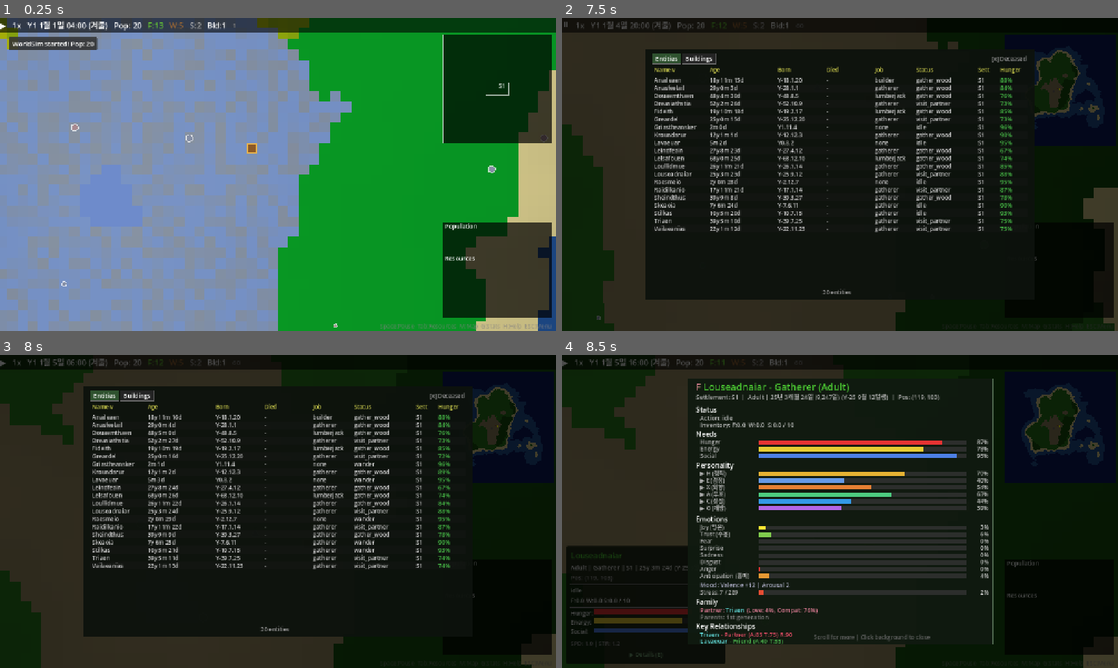
Above: before the commit, frames 1-4 (two rows, left to right).
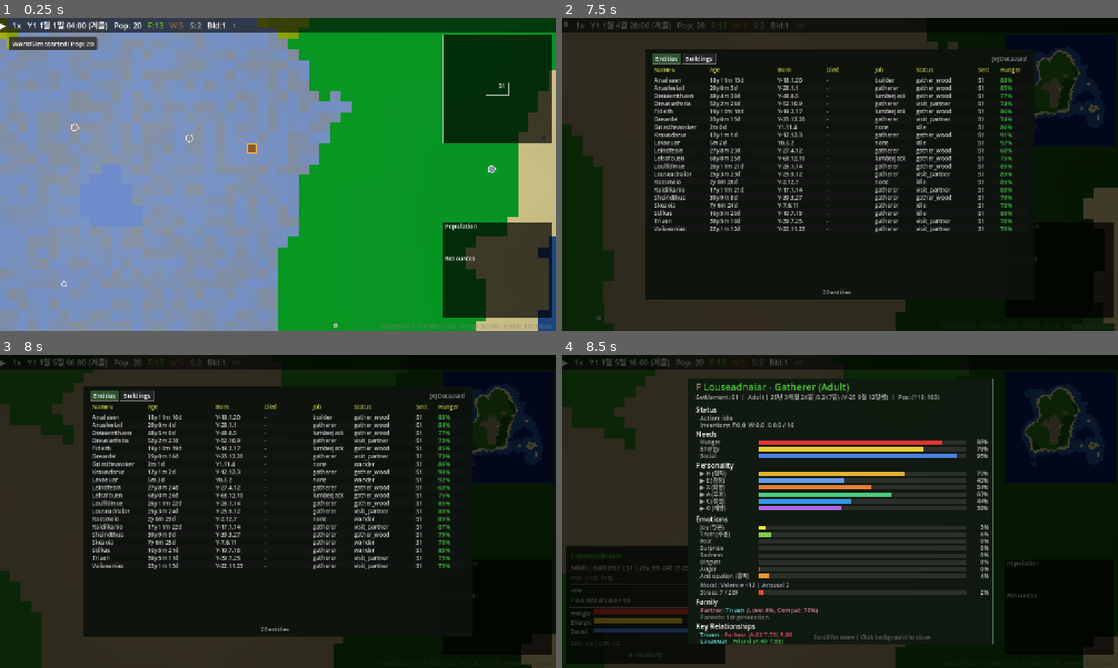
Above: after the commit, the same moments.

Repository: hyunlord/new-world
Game: Godot game, scene res://scenes/main/main.tscn
The game is run twice, just before and just after one commit, with the same random seed, the same clock (stepped at 60 frames per second) and the same inputs.
Inputs (mouse positions are in pixels of both pictures, inside the frame that each line leads up to):
- Up to frame 1 (0.25 s): no input
- Up to frame 2 (7.5 s): tap Enter at 0.5, 3.5 s; drag from (1056, 89) to (895, 105) at 0.52 s; drag from (1056, 271) to (812, 237) at 1.27 s; tap Space at 2, 3.77, 5.75 s; move the mouse to (840, 174) at 2.02 s; hold D 2.03-2.75 s; tap Tab at 2.1 s; click (840, 174) at 2.17 s; drag from (812, 237) to (673, 127) at 2.77 s; move the mouse to (1006, 221) at 3.52 s; hold A 3.53-4.25 s; tap G at 3.6 s; drag from (673, 127) to (756, 96) at 4.27 s; click "▶ Details (E)" at 5 s; move the mouse to (840, 174) at 5.77 s; hold S 5.78-6.5 s; tap N at 5.85 s; click (840, 174) at 5.92 s; drag from (756, 96) to (728, 190) at 6.52 s; move the mouse to (962, 158) at 7.27 s; hold W from 7.28 s (still down); tap P at 7.35 s
- Up to frame 3 (8 s): keep holding W; tap Space at 7.52 s
- Up to frame 4 (8.5 s): release W at 8 s; drag from (840, 511) to (812, 574) at 8.02 s

Frame 1 is identical in both runs. In frame 2, less than 0.1% of the frame differs, in the area x 29-80%, y 2-68%; in frame 3, less than 0.1%; in frame 4, less than 0.1%.

Commit message:
feat: nonlinear hunger decay + childcare balance tuning (T-2024)
- Metabolic curve: hunger decays slower when already hungry (Keys et al. 1950)
- Childcare: increased feed amounts, per-stage thresholds, lower child decay mult

Co-Authored-By: Claude Opus 4.6 <noreply@anthropic.com>

Diff:
--- a/scripts/core/game_config.gd
+++ b/scripts/core/game_config.gd
@@ -163,6 +163,9 @@
 
 ## Entity need decay rates (per needs tick, adjusted for TICK_HOURS=2)
 const HUNGER_DECAY_RATE: float = 0.002
+## Metabolic curve: hunger decays slower when already hungry (Keys et al. 1950)
+const HUNGER_METABOLIC_MIN: float = 0.3   # Minimum metabolic rate at hunger=0
+const HUNGER_METABOLIC_RANGE: float = 0.7  # 1.0 - HUNGER_METABOLIC_MIN
 const ENERGY_DECAY_RATE: float = 0.003
 const ENERGY_ACTION_COST: float = 0.005
 const SOCIAL_DECAY_RATE: float = 0.001
@@ -262,23 +265,30 @@
 ## Childcare & Child Development
 ## ══════════════════════════════════════
 const CHILDCARE_TICK_INTERVAL: int = 10
-const CHILDCARE_HUNGER_THRESHOLD: float = 0.9
-const CHILDCARE_INFANT_HUNGER_THRESHOLD: float = 0.95
+
+## Per-stage hunger threshold for childcare feeding (higher = feed sooner)
+const CHILDCARE_HUNGER_THRESHOLDS: Dictionary = {
+	"infant": 0.85,
+	"toddler": 0.80,
+	"child": 0.75,
+	"teen": 0.70,
+}
 
 ## Feed amounts per childcare tick (food units from stockpile)
 const CHILDCARE_FEED_AMOUNTS: Dictionary = {
-	"infant": 0.25,
-	"toddler": 0.35,
-	"child": 0.40,
-	"teen": 0.45,
+	"infant": 0.40,
+	"toddler": 0.50,
+	"child": 0.50,
+	"teen": 0.60,
 }
 
 ## Hunger decay multiplier by age stage (applied in NeedsSystem)
+## WHO: infant caloric need is 30-50% of adult
 const CHILD_HUNGER_DECAY_MULT: Dictionary = {
-	"infant": 0.2,
-	"toddler": 0.3,
-	"child": 0.4,
-	"teen": 0.85,
+	"infant": 0.15,
+	"toddler": 0.25,
+	"child": 0.35,
+	"teen": 0.70,
 }
 
 ## Child-specific starvation grace ticks (longer than adult STARVATION_GRACE_TICKS=25)
--- a/scripts/systems/childcare_system.gd
+++ b/scripts/systems/childcare_system.gd
@@ -26,9 +26,7 @@
 		var entity: RefCounted = alive[i]
 		if entity.age_stage != "infant" and entity.age_stage != "toddler" and entity.age_stage != "child" and entity.age_stage != "teen":
 			continue
-		var threshold: float = GameConfig.CHILDCARE_HUNGER_THRESHOLD
-		if entity.age_stage == "infant":
-			threshold = GameConfig.CHILDCARE_INFANT_HUNGER_THRESHOLD
+		var threshold: float = float(GameConfig.CHILDCARE_HUNGER_THRESHOLDS.get(entity.age_stage, 0.7))
 		if entity.hunger >= threshold:
 			continue
 		hungry_children.append(entity)
--- a/scripts/systems/needs_system.gd
+++ b/scripts/systems/needs_system.gd
@@ -23,7 +23,8 @@
 		var entity = alive[i]
 		# Decay needs
 		var hunger_mult: float = GameConfig.CHILD_HUNGER_DECAY_MULT.get(entity.age_stage, 1.0)
-		entity.hunger -= GameConfig.HUNGER_DECAY_RATE * hunger_mult
+		var metabolic_factor: float = GameConfig.HUNGER_METABOLIC_MIN + GameConfig.HUNGER_METABOLIC_RANGE * entity.hunger
+		entity.hunger -= GameConfig.HUNGER_DECAY_RATE * hunger_mult * metabolic_factor
 		entity.energy -= GameConfig.ENERGY_DECAY_RATE
 		entity.social -= GameConfig.SOCIAL_DECAY_RATE
 
